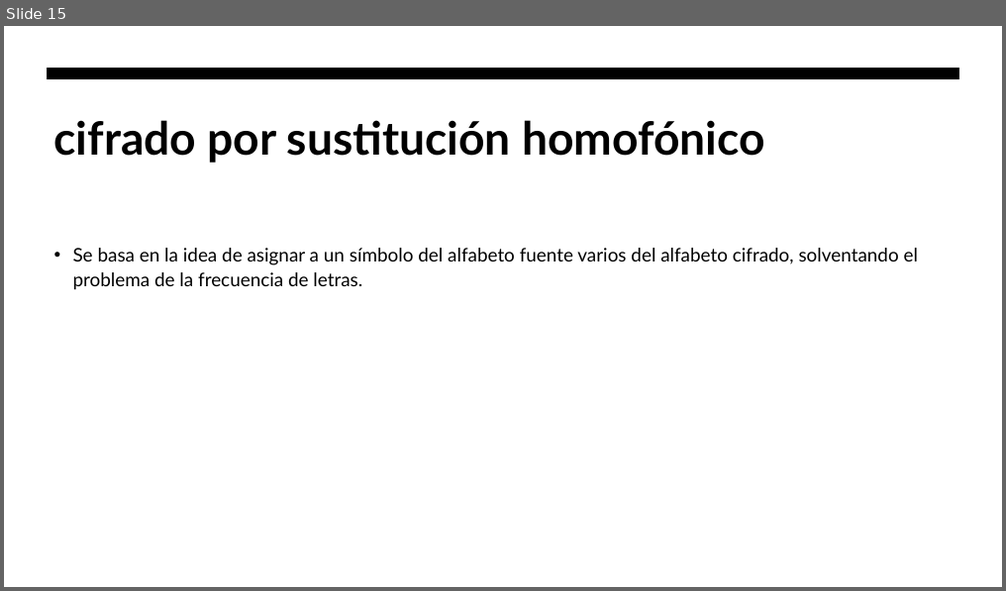
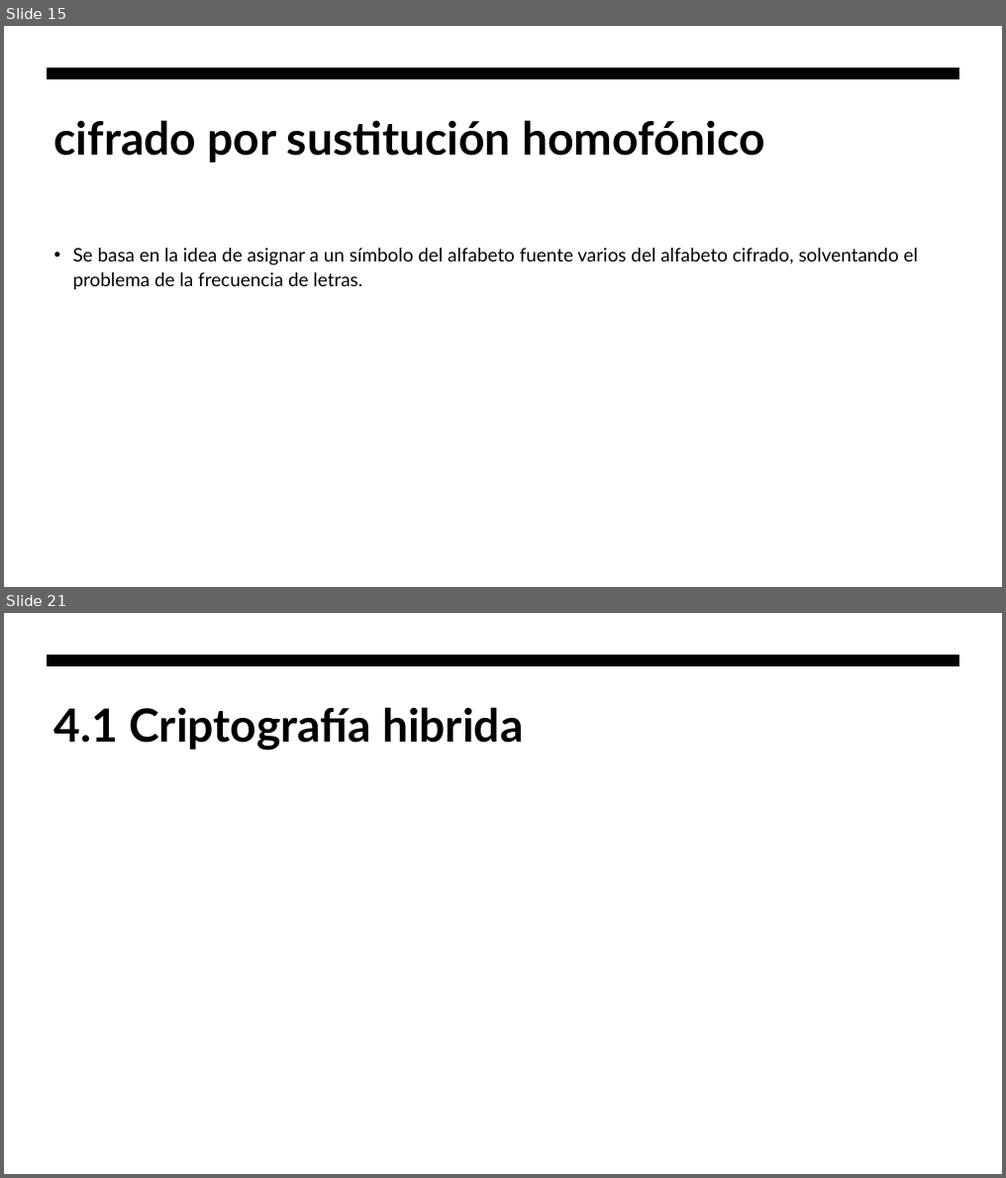
Before and after one commit to hombrefrustrado/criptografia-presentaci-n, a slide deck: criptografía teorica.pptx. Shown one above the other, each under a label of ours: slide 15 before the commit, slides 15 and 21 after it; the slides between them are not shown. The pictures are 1006x591 and 1006x1178 pixels, drawn with LibreOffice and Linux fonts; fonts in the diff are those of the drawing. Boxes give left, top, right and bottom in pixels: in the first picture for what was removed or moved away, otherwise in the second. Text is boxed around its words. In the diff, an @@ line names an element or a change of style, - is before the commit and + after.

```diff
--- a/criptografía teorica.pptx
+++ b/criptografía teorica.pptx
@@ slide 21 added at (x1=4, y1=613, x2=1002, y2=1174), background #FFFFFF; not listed: 1 template element that a slide beside it also shows @@
@@ title added at (x1=54, y1=707, x2=524, y2=751), 44 pt, text #000000, bold @@
+4.1 Criptografía hibrida
```
Also in this commit, not shown: 1 slide changed, 8 other slides added, 4 other files.
